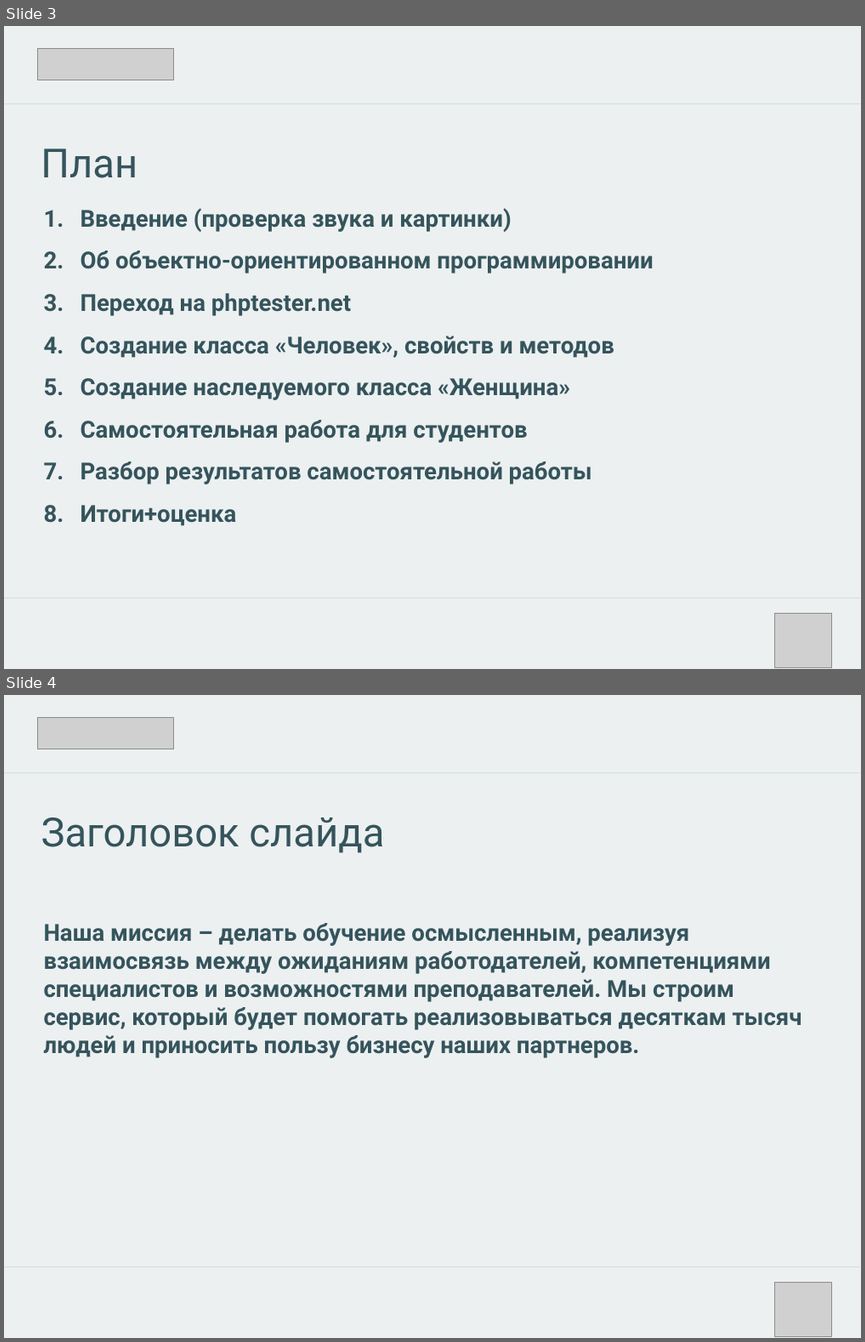
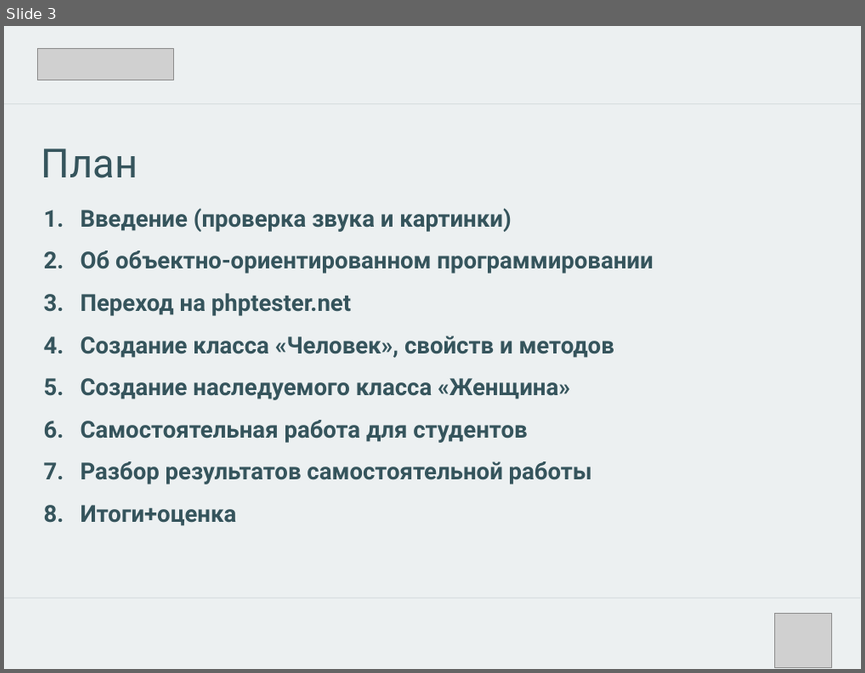
Before and after one commit to walerij/v3, a slide deck: презентация 2.pptx. Shown one above the other, each under a label of ours: slides 3 and 4 before the commit, slide 3 after it. The pictures are 865x1342 and 865x673 pixels, drawn with LibreOffice and Linux fonts; fonts in the diff are those of the drawing; grey boxes stand for pictures. Boxes give left, top, right and bottom in pixels: in the first picture for what was removed or moved away, otherwise in the second. Text is boxed around its words. In the diff, an @@ line names an element or a change of style, - is before the commit and + after.

```diff
--- a/презентация 2.pptx
+++ b/презентация 2.pptx
@@ slide 4 removed at [4,695,861,1338], background #ECF0F1 @@
@@ picture removed at [38,717,173,749] @@
@@ line removed from (4, 772) to (861, 772) @@
@@ text removed at [41,817,384,853] @@
-Заголовок слайда
@@ text removed at [44,923,802,1058] @@
-Наша миссия – делать обучение осмысленным, реализуя взаимосвязь между ожиданиям работодателей, компетенциями специалистов и возможностями преподавателей. Мы строим сервис, который будет помогать реализовываться десяткам тысяч людей и приносить пользу бизнесу наших партнеров.
@@ line removed from (4, 1267) to (860, 1267) @@
@@ picture removed at [775,1282,832,1337] @@
```
Also in this commit, not shown: 7 slides added, 2 other slides removed, 6 other files.
